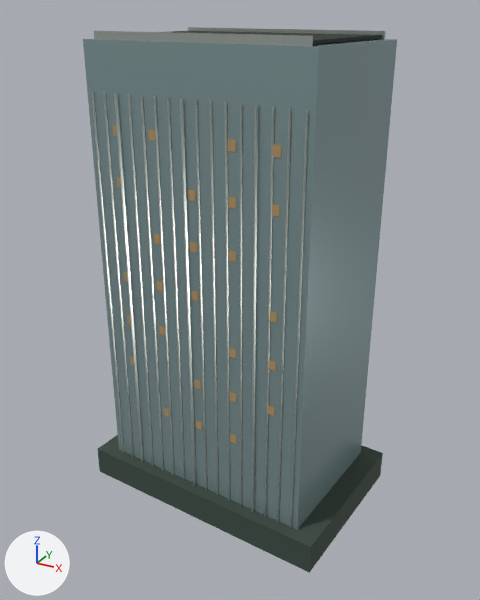
The glTF model landmarks/assets/youxian-tower.glb: old version first, new version second.
Rendered twice from a camera (50 mm lens) standing at (57.4, -103.1, 93.6) and looking at (0.8, -0.2, 42.1). Every picture has the same lights, and +X, +Y and +Z are marked at lower left. The picture after the commit comes second. Vertices at exactly the same position are counted once.

Names of what the first picture shows: 'envelope', 'fins', 'night_windows', 'parapet', 'podium', 'roof_deck'.
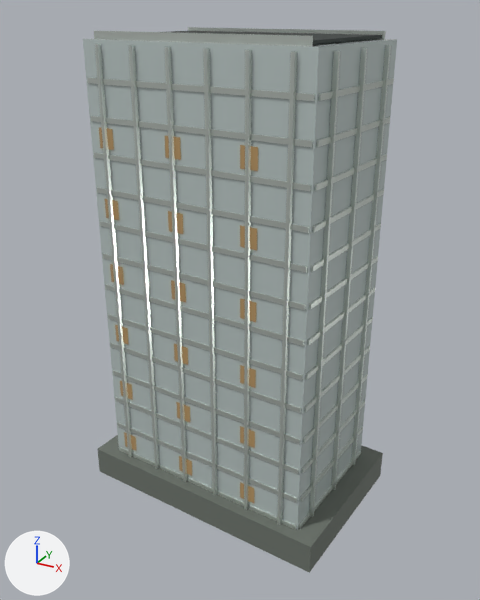
Location of each change, (x1, y1, x2, y2) in pixels of the pictures (480 x 600 px; the box of a moved part takes in the faces that stretch with it):
'envelope', recoloured (grey to light grey)
    both: (83, 39, 397, 529)
'fins', reshaped
    before: (91, 91, 309, 528)
    after: (95, 44, 391, 525)
'floor_bands', added
    after: (87, 78, 394, 529)
'podium', recoloured (lighter)
    both: (97, 435, 383, 573)
'night_windows', reshaped (18% taller)
    before: (113, 125, 281, 444)
    after: (99, 127, 258, 503)
part 1 of me_fins, moved or reshaped (not visible afterwards)
    before: (91, 91, 124, 452)
part 2 of me_fins, moved or reshaped (not visible afterwards)
    before: (103, 92, 134, 457)
part 3 of me_fins, moved or reshaped
    before: (114, 93, 144, 462)
    after: (95, 44, 133, 457)
part 4 of me_fins, moved or reshaped
    before: (140, 95, 164, 470)
    after: (129, 45, 159, 469)
part 5 of me_fins, moved or reshaped
    before: (167, 97, 185, 480)
    after: (165, 47, 187, 482)
part 6 of me_fins, moved or reshaped
    before: (209, 101, 218, 495)
    after: (203, 48, 217, 495)
part 7 of me_fins, moved or reshaped
    before: (251, 105, 258, 512)
    after: (244, 50, 252, 510)
part 8 of me_fins, moved or reshaped
    before: (277, 108, 291, 522)
    after: (277, 52, 297, 525)
part 9 of me_fins, moved or reshaped (not visible before)
    after: (351, 45, 391, 465)
part 10 of me_fins, moved or reshaped
    before: (290, 109, 309, 528)
    after: (331, 48, 367, 490)
part 11 of me_fins, moved or reshaped
    before: (264, 106, 275, 517)
    after: (309, 51, 340, 517)
part 12 of me_fins, deleted
    before: (128, 94, 242, 505)
part 13 of me_night_windows, moved or reshaped
    before: (228, 139, 281, 444)
    after: (240, 145, 258, 503)
part 14 of me_night_windows, moved or reshaped
    before: (148, 129, 202, 430)
    after: (165, 136, 192, 476)
part 15 of me_night_windows, moved or reshaped
    before: (113, 125, 134, 366)
    after: (99, 127, 136, 451)

Diff of the bpy script that builds the scene:
```diff
--- a/landmarks/assets/youxian-tower.glb.py
+++ b/landmarks/assets/youxian-tower.glb.py
@@ mat_glass @@
 mat_glass = principled_material('glass')
-mat_glass.base_color = (0.27, 0.381, 0.392)  # grey #8ea6a8
+mat_glass.base_color = (0.558, 0.644, 0.631)  # light grey #c5d2d0
 mat_glass.metallic = 0.42
@@ mat_stone @@
 mat_stone = principled_material('stone')
-mat_stone.base_color = (0.0452, 0.0704, 0.0545)  # greyish green #3c4b42
+mat_stone.base_color = (0.153, 0.175, 0.15)  # grey #6d746c
 mat_stone.metallic = 0.04
@@ me_fins @@
-me_fins.from_pydata(...)  # 256 vertices, 384 faces; spans x -21.8..22.0, y -15.0..16.7, z 1.0..80.6
+me_fins.from_pydata(...)  # 144 vertices, 216 faces; spans x -23.4..23.6, y -15.2..16.9, z 0.5..88.1
+# me_fins part 1: the loose piece of 8 vertices spanning x -21.8..-21.6, y -11.7..-11.3, z 1.0..80.6 is scaled about its middle by (3.16, 1.63, 1.1), then moved by (-0.6, 14.2, 3.5)
+# me_fins part 2: the loose piece of 8 vertices spanning x -19.1..-18.8, y -11.9..-11.5, z 1.0..80.6 is scaled about its middle by (3.16, 1.63, 1.1), then moved by (-4.1, 5.2, 3.5)
+# me_fins part 3: the loose piece of 8 vertices spanning x -16.3..-16.1, y -12.4..-11.8, z 1.0..80.6 is scaled about its middle by (2.74, 1.15, 1.1), then moved by (-3.2, 0.2, 3.5)
+# me_fins part 4: the loose piece of 8 vertices spanning x -10.8..-10.6, y -12.6..-12.2, z 1.0..80.6 is scaled about its middle by (2.81, 2.08, 1.1), then moved by (-1.4, -0.1, 3.5)
+# me_fins part 5: the loose piece of 8 vertices spanning x -5.3..-5.1, y -13.0..-12.7, z 1.0..80.6 is scaled about its middle by (2.81, 2.08, 1.1), then moved by (0.4, -0.2, 3.5)
+# me_fins part 6: the loose piece of 8 vertices spanning x 3.0..3.2, y -13.7..-13.3, z 1.0..80.6 is scaled about its middle by (2.81, 2.08, 1.1), then moved by (-0.5, -0.1, 3.5)
+# me_fins part 7: the loose piece of 8 vertices spanning x 11.2..11.5, y -14.6..-14.0, z 1.0..80.6 is scaled about its middle by (2.74, 1.15, 1.1), then moved by (-1.4, 0.1, 3.5)
+# me_fins part 8: the loose piece of 8 vertices spanning x 16.7..17.0, y -14.8..-14.5, z 1.0..80.6 is scaled about its middle by (2.81, 2.08, 1.1), then moved by (0.4, -0.2, 3.5)
+# me_fins part 9: the loose piece of 8 vertices spanning x 21.8..22.0, y 13.0..13.4, z 1.0..80.6 is scaled about its middle by (3.16, 1.63, 1.1), then moved by (1.3, -4.9, 3.5)
+# me_fins part 10: the loose piece of 8 vertices spanning x 19.5..19.7, y -15.0..-14.7, z 1.0..80.6 is scaled about its middle by (3.16, 1.63, 1.1), then moved by (2.9, 13.9, 3.5)
+# me_fins part 11: the loose piece of 8 vertices spanning x 14.0..14.2, y -14.6..-14.2, z 1.0..80.6 is scaled about its middle by (3.16, 1.63, 1.1), then moved by (7.6, 4.2, 3.5)
+# me_fins part 12: 14 loose pieces with 112 vertices, spanning x -14.0..16.5, y -14.1..16.6, z 1.0..80.6, are deleted
+# other edits to the shape of me_fins do not show in these pictures
 me_fins.materials.append(mat_metal)
@@ me_night_windows @@
-me_night_windows.from_pydata(...)  # 208 vertices, 104 faces; spans x -17.6..17.8, y -14.5..16.2, z 19.7..75.3
+me_night_windows.from_pydata(...)  # 144 vertices, 72 faces; spans x -21.0..13.8, y -14.2..16.5, z 7.7..74.6
+# me_night_windows part 13: 44 vertices removed from x 6.2..15.5, y -14.5..-13.7, z 19.7..75.3; 24 vertices added at x 8.4..11.6, y -14.2..-13.9, z 7.7..74.6
+# me_night_windows part 14: 40 vertices removed from x -9.7..-0.4, y -13.2..-12.4, z 19.7..75.3; 24 vertices added at x -6.3..-3.1, y -13.0..-12.7, z 7.7..74.6
+# me_night_windows part 15: 20 vertices removed from x -17.6..-16.2, y -11.9..-11.8, z 28.7..75.3; 24 vertices added at x -21.0..-17.8, y -11.8..-11.5, z 7.7..74.6
+# other edits to the shape of me_night_windows do not show in these pictures
 me_night_windows.materials.append(mat_night)
@@ ob_floor_bands @@
+ob_floor_bands = bpy.data.objects.new('floor_bands', me_floor_bands)  # 416 vertices, 624 faces; spans x -23.2..23.4, y -15.0..16.7, z 5.9..82.7; in mat_metal (light grey #d5ddd6)
+ob_floor_bands.location = (0.0, 0.0, 0.0)
```
